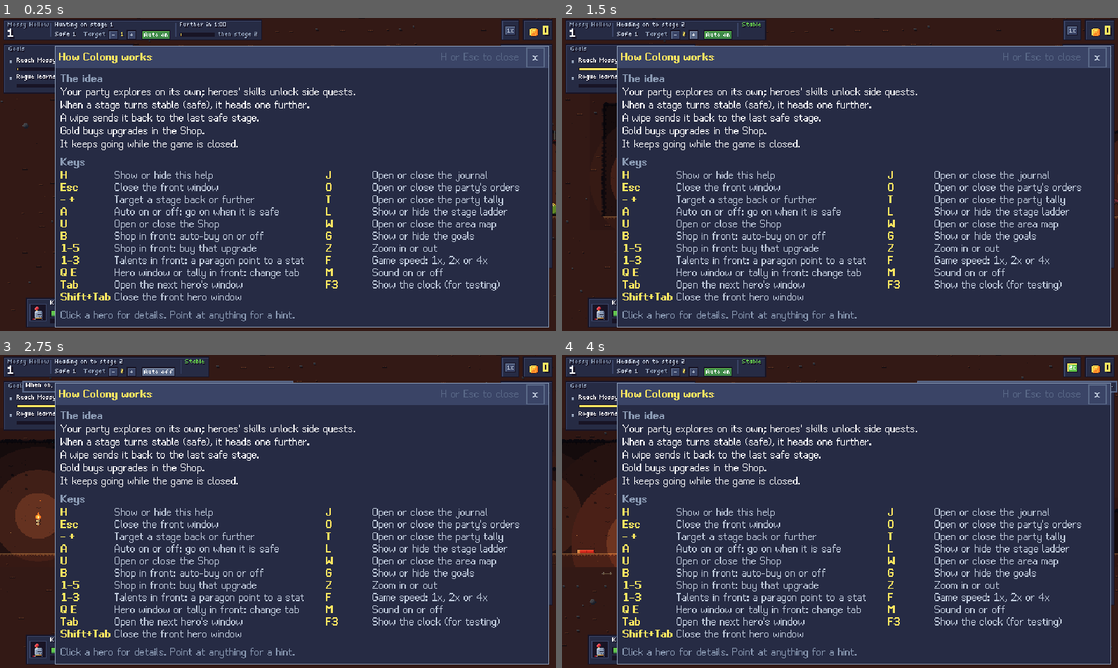
Above: before the commit, frames 1-4 (two rows, left to right).
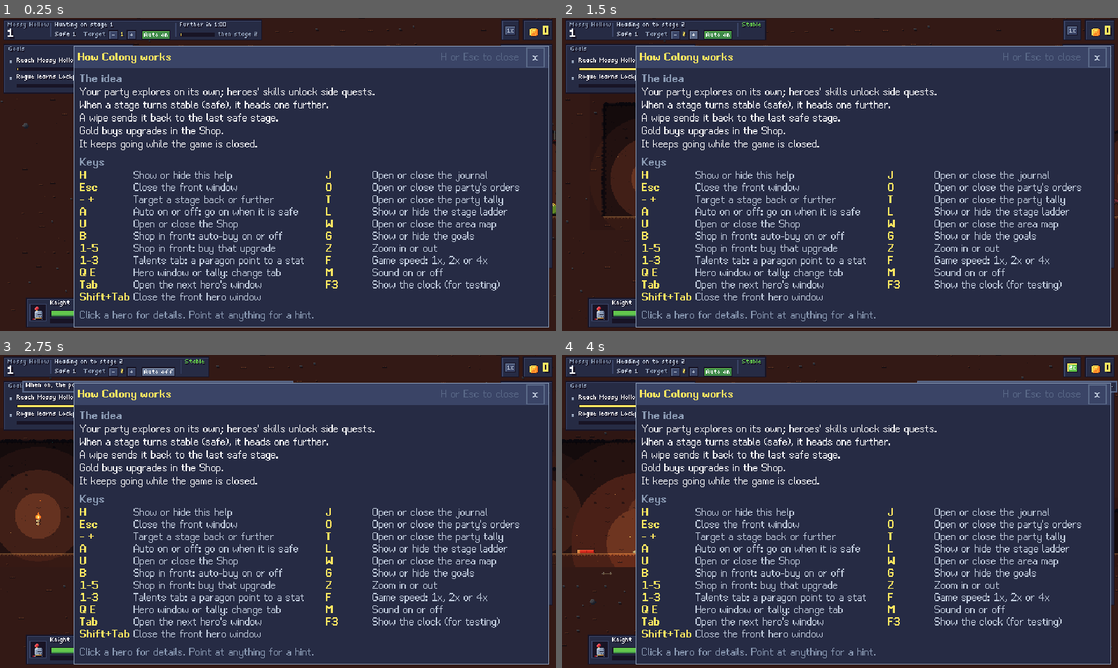
Above: after the commit, the same moments.

Repository: zakpruitt/colony
Game: Godot game, scene res://game/main.tscn
Same seed, same stepped clock (60 frames per second), same inputs: the game is played once before the commit and once after it.
Inputs:
- Up to frame 1 (0.25 s): no input
- Up to frame 2 (1.5 s): click "-" at 0.5 s; click "+" at 1.25 s
- Up to frame 3 (2.75 s): click "Auto on" at 2 s
- Up to frame 4 (4 s): click "Auto off" at 2.75 s; click "1x" at 3.5 s

The runs differ from the first frame. In frame 1, 7.6% of the frame differs, in the area x 9-68%, y 8-99%; in frame 2, 7.6%; in frame 3, 7.6%; in frame 4, 7.6%.

Commit message:
fix(hud): keep the help's 1-3 and Q E rows short enough for their column
The merge lengthened them to say 'in front', which widened the help window into the journal's default place and broke the rows specs 046 and 055 check. The wiki and the B and 1-5 rows already say the keys act on the front window.

Diff:
--- a/game/hud/help_panel.gd
+++ b/game/hud/help_panel.gd
@@ -18,8 +18,8 @@
 	["U", "Open or close the Shop"],
 	["B", "Shop in front: auto-buy on or off"],
 	["1-5", "Shop in front: buy that upgrade"],
-	["1-3", "Talents in front: a paragon point to a stat"],
-	["Q E", "Hero window or tally in front: change tab"],
+	["1-3", "Talents tab: a paragon point to a stat"],
+	["Q E", "Hero window or tally: change tab"],
 	["Tab", "Open the next hero's window"],
 	["Shift+Tab", "Close the front hero window"],
 	["J", "Open or close the journal"],
